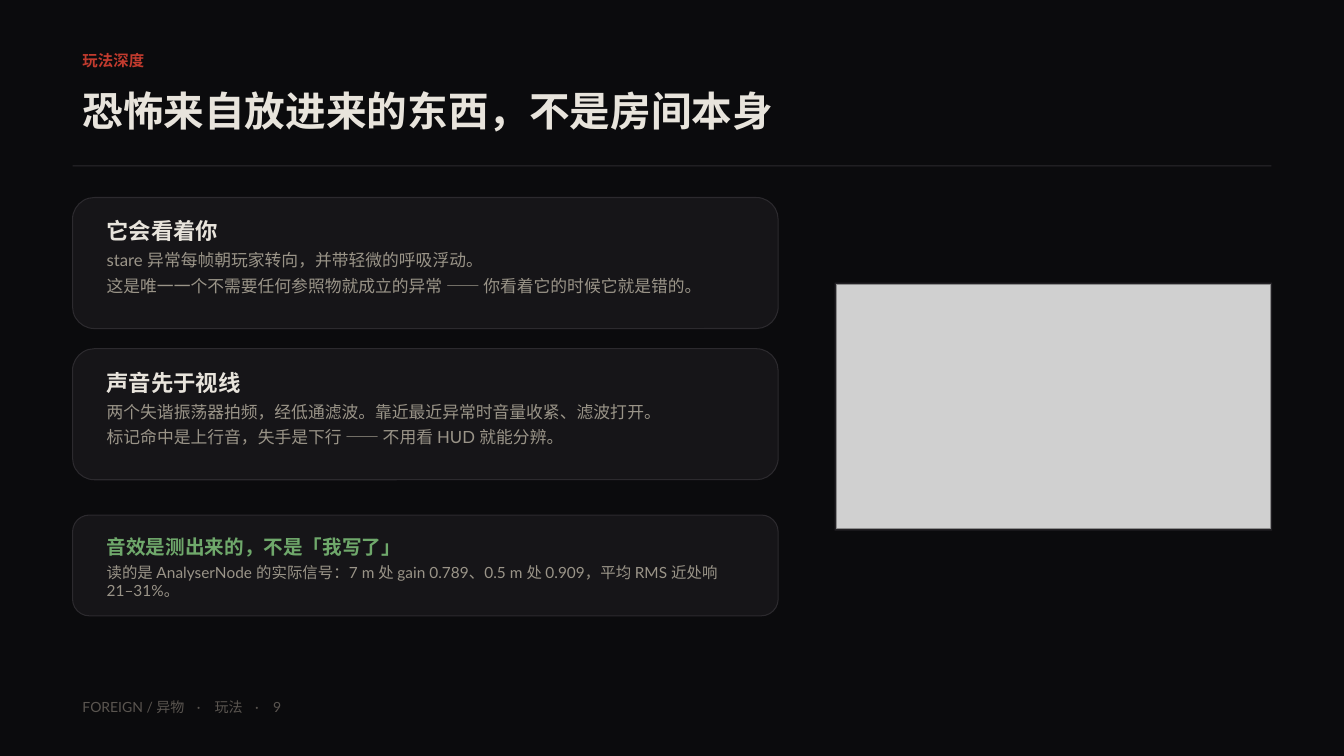
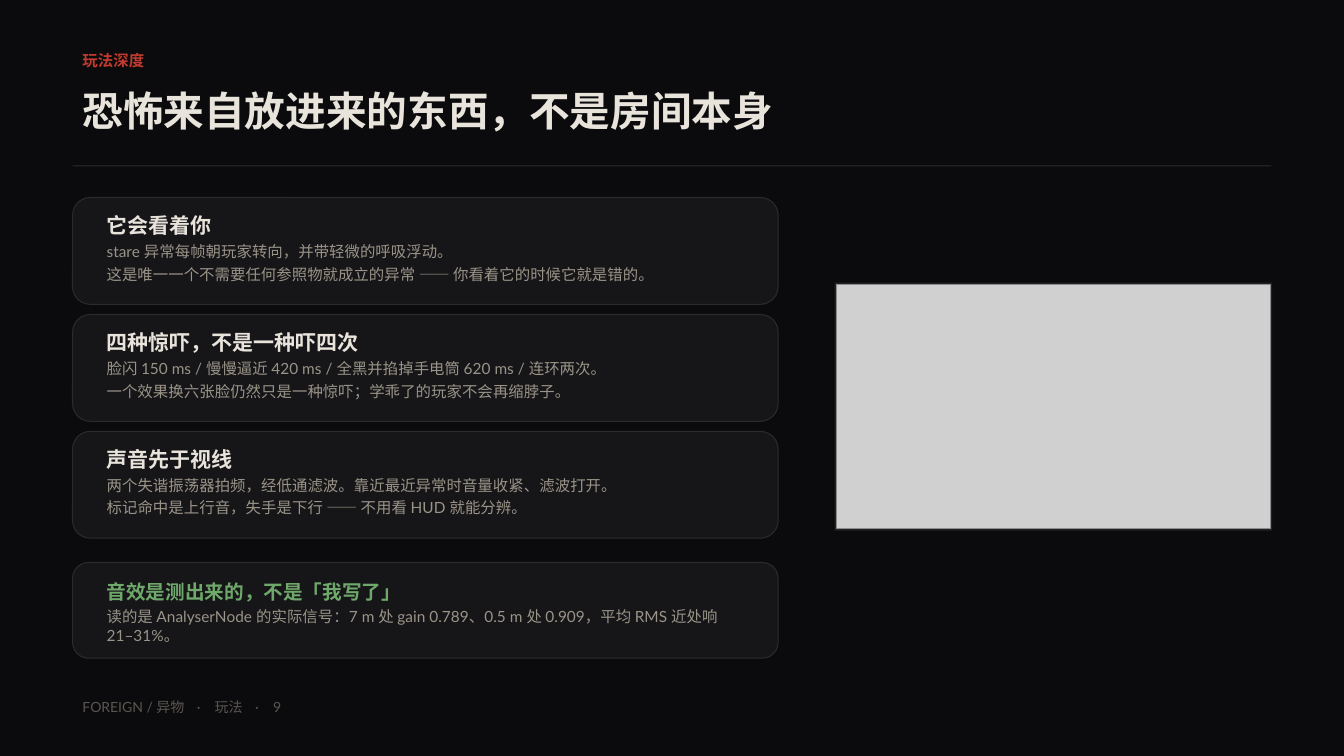
Before and after one commit to cyn-nya/foreign, a slide deck: slide 9 of artifacts/report/FOREIGN-report.pptx. Drawn at 1344x756 pixels with LibreOffice and Linux fonts; fonts in the diff are those of the drawing; grey boxes stand for pictures. Boxes give left, top, right and bottom in pixels: in the first picture for what was removed or moved away, otherwise in the second. Text is boxed around its words. In the diff, an @@ line names an element or a change of style, - is before the commit and + after.

```diff
--- a/artifacts/report/FOREIGN-report.pptx
+++ b/artifacts/report/FOREIGN-report.pptx
@@ rounded rectangle: place and size @@
-rounded rectangle at box(73, 198, 778, 329)
+rounded rectangle at box(73, 198, 778, 304)
@@ text "它会看着你" at box(107, 215, 654, 281): size 16 to 15 pt in "它会看着你"; size 12 to 11 pt; less space between paragraphs @@
@@ rounded rectangle: place and size @@
-rounded rectangle at box(73, 349, 778, 480)
+rounded rectangle at box(73, 315, 778, 421)
@@ text added at box(107, 332, 606, 399), 11 pt, text #9A9488 @@
+四种惊吓，不是一种吓四次
+脸闪 150 ms / 慢慢逼近 420 ms / 全黑并掐掉手电筒 620 ms / 连环两次。
+一个效果换六张脸仍然只是一种惊吓；学乖了的玩家不会再缩脖子。
@@ rounded rectangle: place and size @@
-rounded rectangle at box(73, 515, 778, 616)
+rounded rectangle at box(73, 432, 778, 538)
@@ text "声音先于视线": place and size @@
-text "声音先于视线" at box(107, 372, 661, 445)
+text "声音先于视线" at box(107, 449, 617, 515)
@@ text "声音先于视线" at box(107, 449, 617, 515): size 16 to 15 pt in "声音先于视线"; size 12 to 11 pt; less space between paragraphs @@
@@ rounded rectangle added at box(73, 563, 778, 658), fill #161518, outline #2C2A2E 0.75 pt @@
@@ text "音效是测出来的，不是「我写了」": place and size @@
-text "音效是测出来的，不是「我写了」" at box(107, 537, 717, 597)
+text "音效是测出来的，不是「我写了」" at box(107, 582, 717, 642)
```
Also in this commit, not shown: 2 other slides changed, 39 other files.
